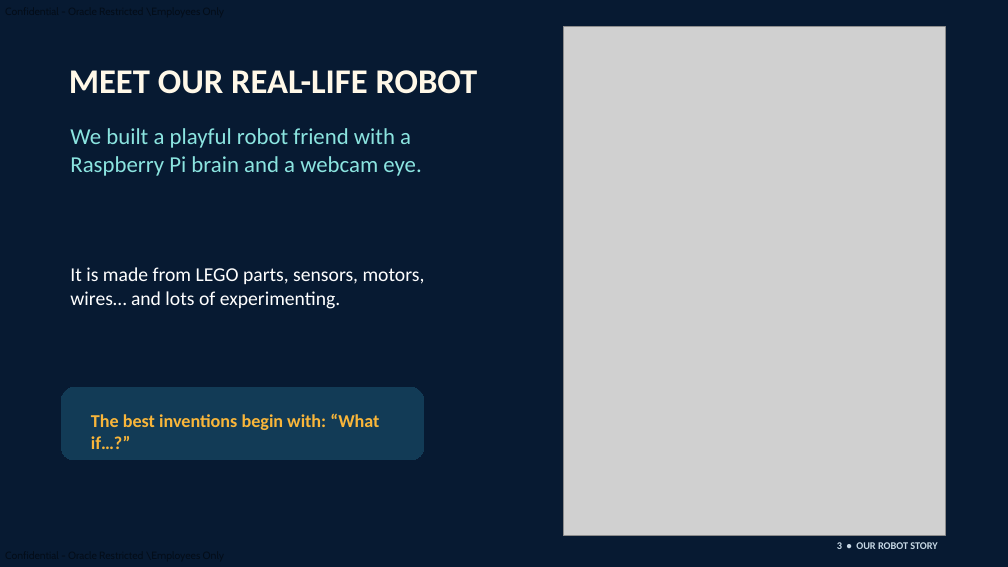
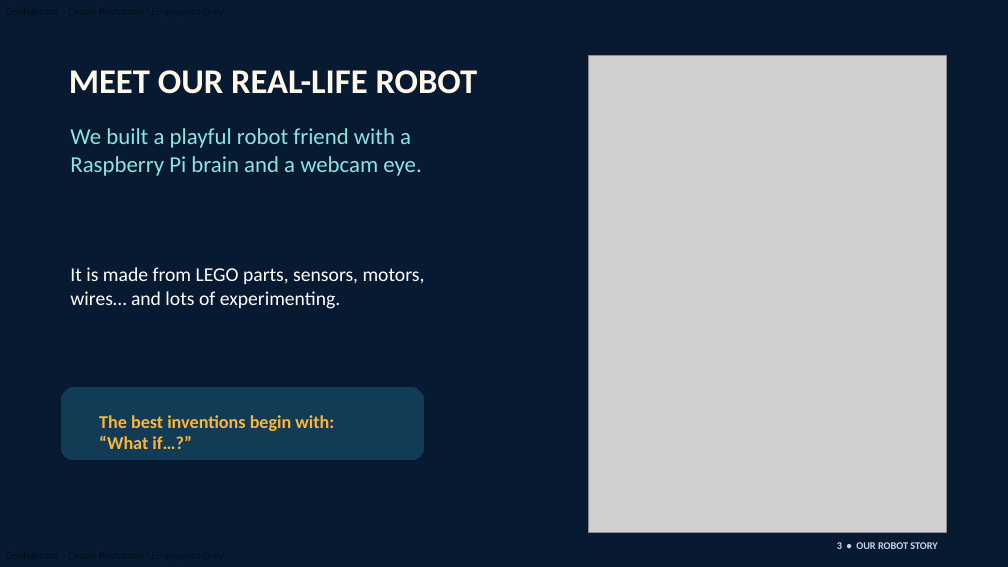
Before and after one commit to shaunxa/wall_e, a slide deck: slide 3 of rpi_yolo_webapp/Wall-E-and-EVE-kids-story.pptx. Drawn at 1008x567 pixels with LibreOffice and Linux fonts; fonts in the diff are those of the drawing; grey boxes stand for pictures. Boxes give left, top, right and bottom in pixels: in the first picture for what was removed or moved away, otherwise in the second. Text is boxed around its words. In the diff, an @@ line names an element or a change of style, - is before the commit and + after.

```diff
--- a/rpi_yolo_webapp/Wall-E-and-EVE-kids-story.pptx
+++ b/rpi_yolo_webapp/Wall-E-and-EVE-kids-story.pptx
@@ picture: place and size @@
-picture at box(563, 26, 945, 536)
+picture at box(588, 55, 947, 533)
@@ text "The best inventions begin with: ..." rewrapped from box(91, 413, 379, 449) to box(99, 415, 334, 449) @@
```
Also in this commit, not shown: 2 other slides changed, 1 other file.
